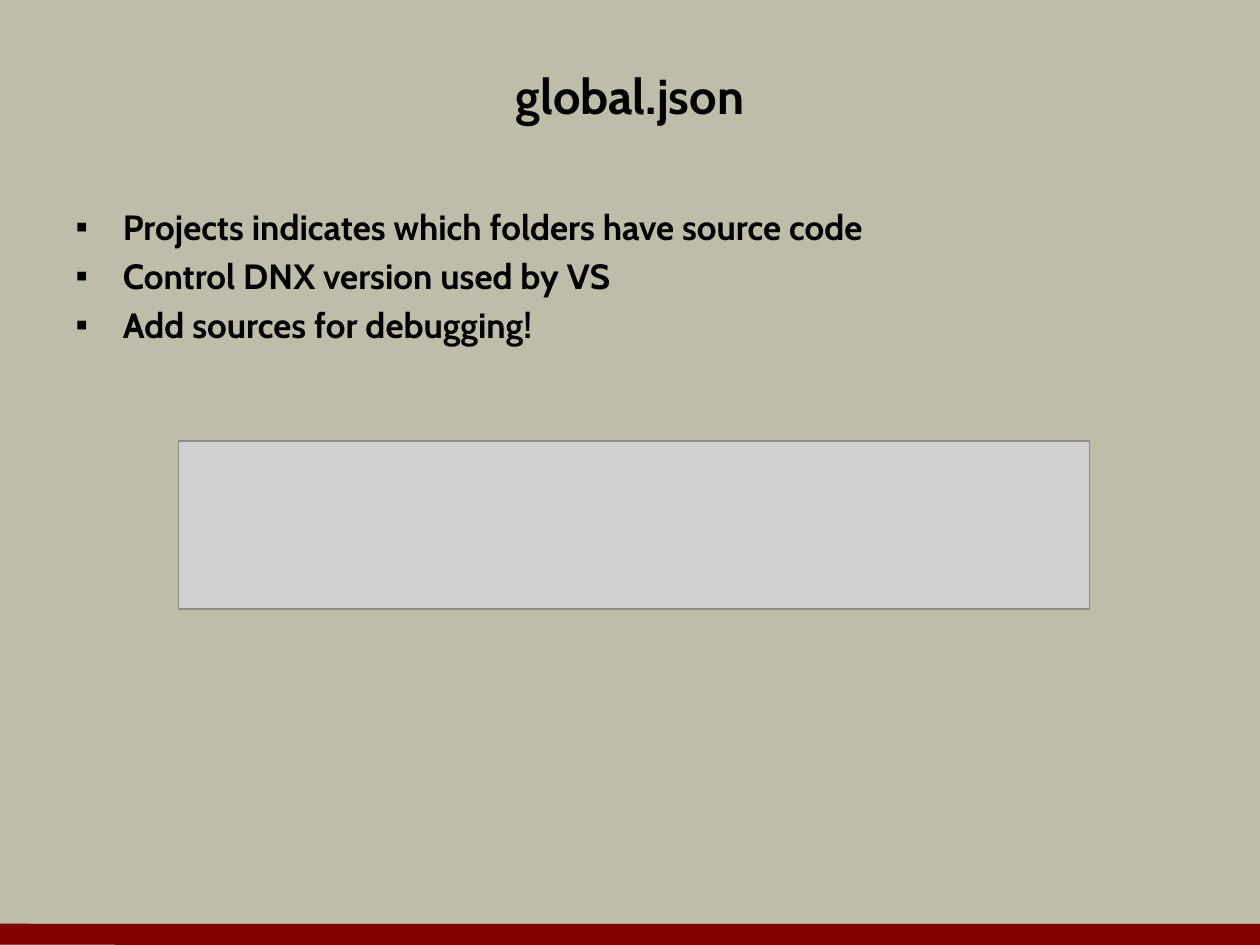
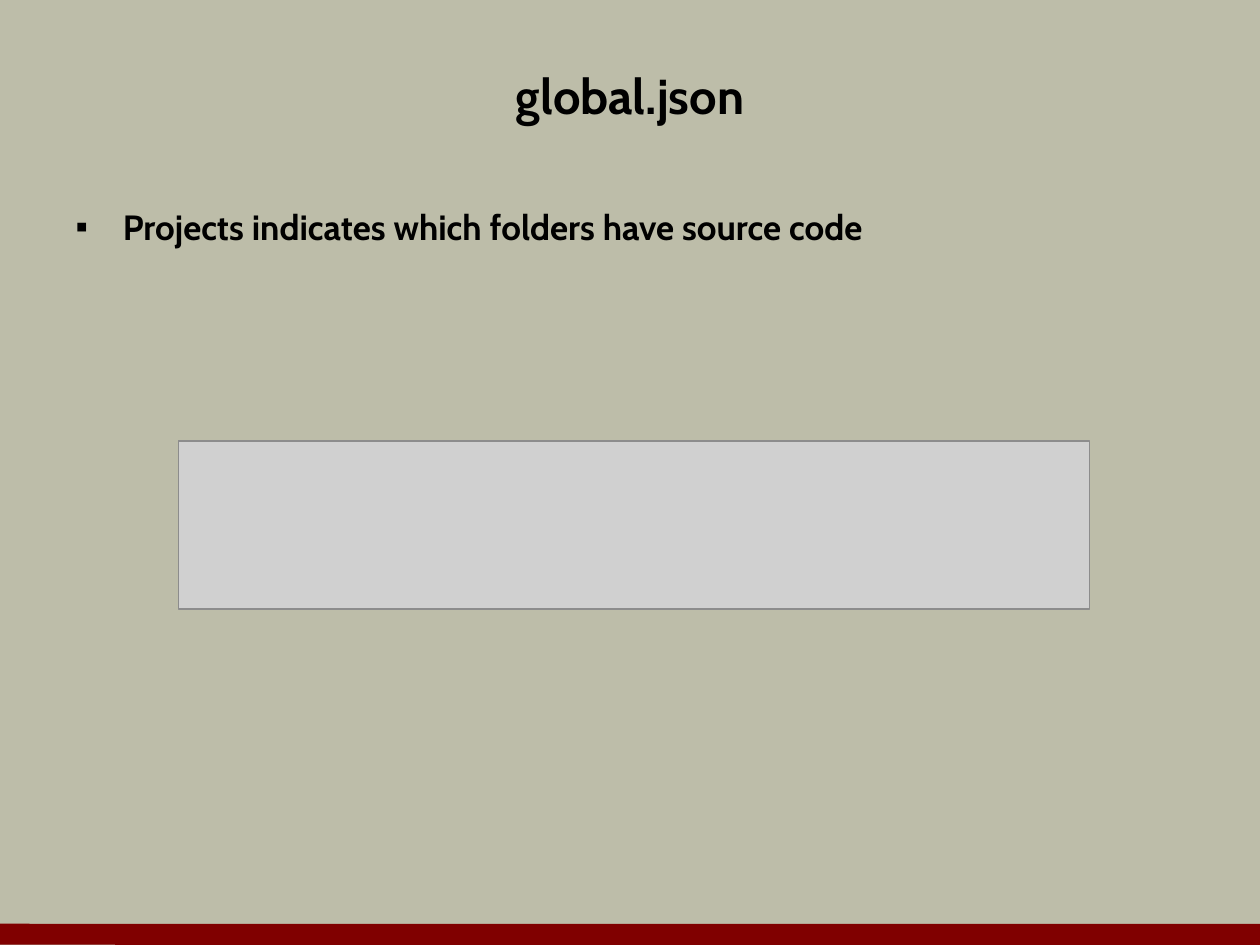
Before and after one commit to OdeToCode/classes, a slide deck: slide 2 of aspnet5/slides/03_Config_Services.pptx. Drawn at 1260x945 pixels with LibreOffice and Linux fonts; fonts in the diff are those of the drawing; grey boxes stand for pictures; background and template pictures are left out. Boxes give left, top, right and bottom in pixels: in the first picture for what was removed or moved away, otherwise in the second. Text is boxed around its words. In the diff, an @@ line names an element or a change of style, - is before the commit and + after.

```diff
--- a/aspnet5/slides/03_Config_Services.pptx
+++ b/aspnet5/slides/03_Config_Services.pptx
@@ text at box(123, 262, 610, 347): paragraphs removed @@
-▪ Control DNX version used by VS
-▪ Add sources for debugging!
```
Also in this commit, not shown: 2 slides removed, 2 other files.
